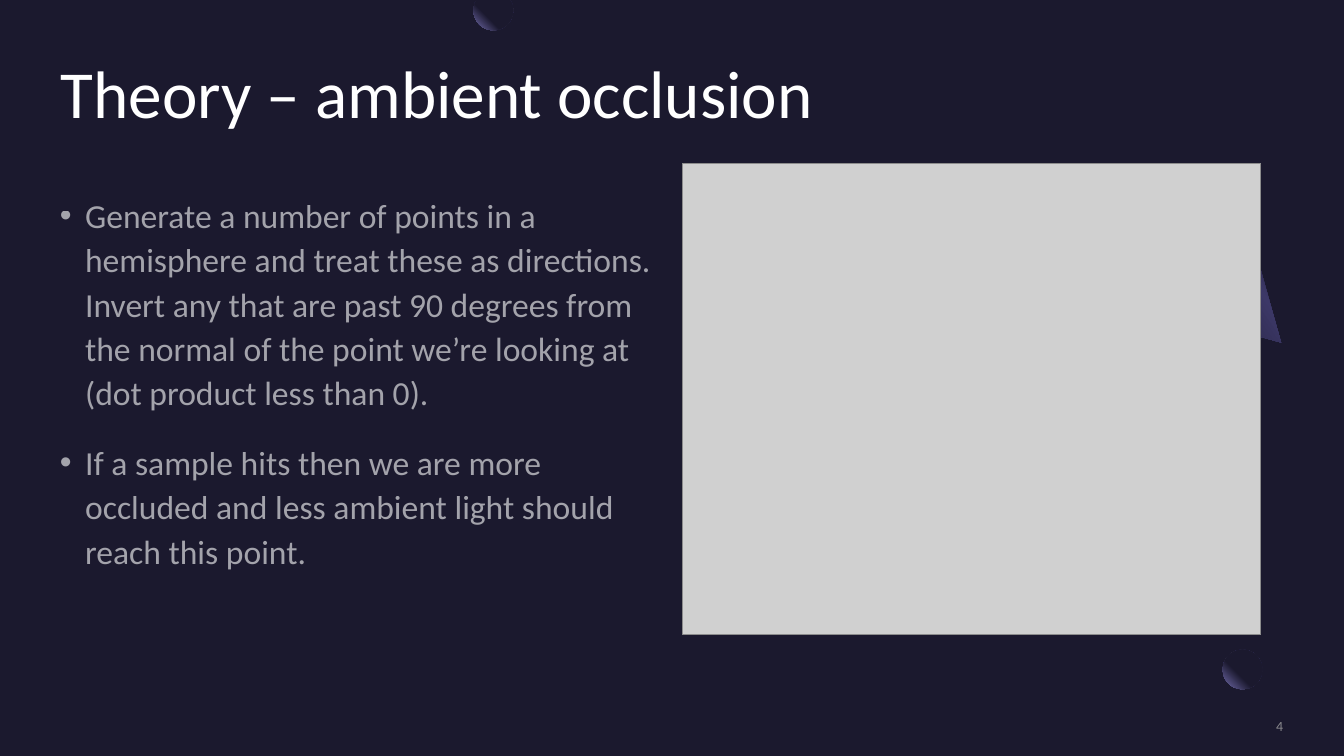
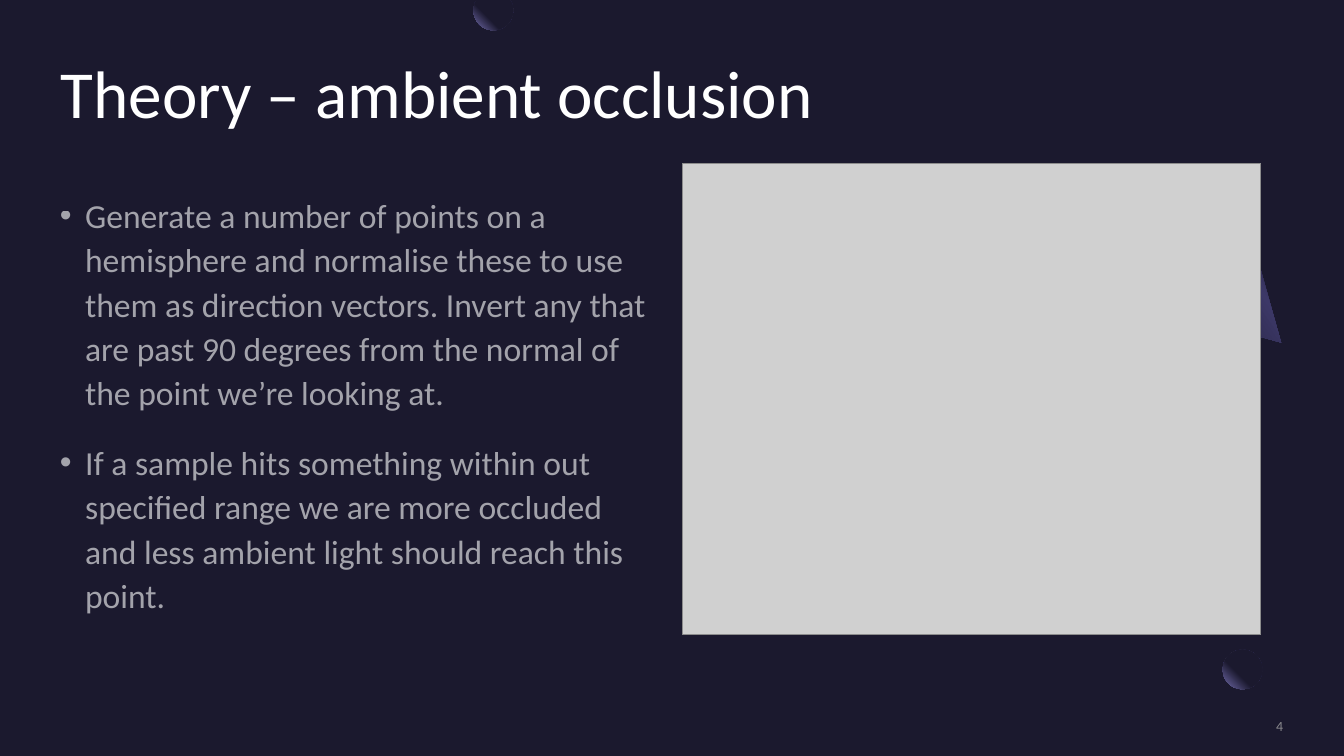
Before and after one commit to jtothec67/Ray-tracer, a slide deck: slide 4 of Presentation Title.pptx. Drawn at 1344x756 pixels with LibreOffice and Linux fonts; fonts in the diff are those of the drawing; grey boxes stand for pictures. Boxes give left, top, right and bottom in pixels: in the first picture for what was removed or moved away, otherwise in the second. Text is boxed around its words. In the diff, an @@ line names an element or a change of style, - is before the commit and + after.

```diff
--- a/Presentation Title.pptx
+++ b/Presentation Title.pptx
@@ text at bbox=[85, 205, 646, 614]: text changed @@
-• Generate a number of points in a hemisphere and treat these as directions. Invert any that are past 90 degrees from the normal of the point we’re looking at (dot product less than 0).
-• If a sample hits then we are more occluded and less ambient light should reach this point.
+• Generate a number of points on a hemisphere and normalise these to use them as direction vectors. Invert any that are past 90 degrees from the normal of the point we’re looking at.
+• If a sample hits something within out specified range we are more occluded and less ambient light should reach this point.
```
Also in this commit, not shown: 13 other slides changed, 1 slide added, 1 slide removed, 14 other files.
